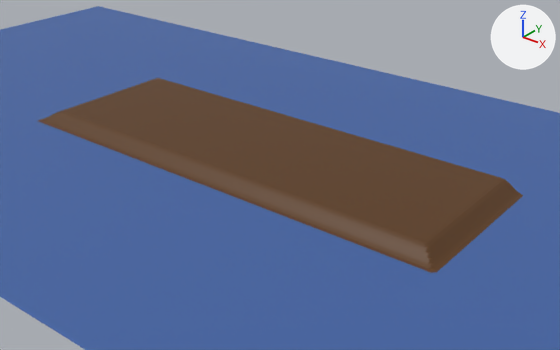
A saved change to the Blender file forest-river.blend.
The view is the same before and after, from a 50 mm camera at (282.0, -328.0, 189.0) aimed at (12.0, 9.0, -20.0). The lights are fixed; the arrows at upper right show +X, +Y and +Z. The older version comes first.

Script lines for the objects in view, before the commit:
```python
me_plane_003 = bpy.data.meshes.new('Plane.003')
me_plane_003.from_pydata(...)  # 8008 vertices, 7803 faces; spans x -150.0..150.0, y -50.0..50.0, z -7.0..0.0
me_plane_003.materials.append(mat_ground)  # brown #5b380f
me_plane_004 = bpy.data.meshes.new('Plane.004')
me_plane_004.from_pydata([(370.0, 184.0, 0.0), (-370.0, 184.0, 0.0), (370.0, -184.0, 0.0), (-370.0, -184.0, 0.0)], [], [(0, 1, 3, 2)])
me_plane_004.materials.append(mat_river)  # blue #4063a4
ob_plane_003 = bpy.data.objects.new('Plane.003', me_plane_003)
ob_plane_003.location = (0.0, 0.0, 0.0)
ob_plane_004 = bpy.data.objects.new('Plane.004', me_plane_004)
ob_plane_004.location = (0.0, 0.0, -6.5)
```
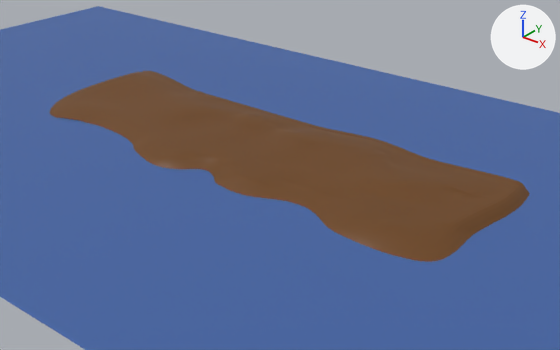
Changed parts and their boxes [x1, y1, x2, y2] in the pictures (560 x 350 px):
'Plane.003', reshaped, moved: before [38, 78, 523, 273]; after [50, 71, 530, 262]

Edits to the bpy script that builds the scene:
```text
Change me_plane_003:
    used by ob_plane_003; location = (0.0, 0.0, 0.0)
    remove me_plane_003.from_pydata(...)  # 8008 vertices, 7803 faces; spans x -150.0..150.0, y -50.0..50.0, z -7.0..0.0
    add me_plane_003.from_pydata(...)  # 8008 vertices, 7803 faces; spans x -176.0..157.0, y -54.0..57.0, z -10.0..4.0
    me_plane_003 part 1: 7085 of 8008 vertices moved; they spanned x -150.0..150.0, y -50.0..50.0, z -7.0..0.0 and now span x -176.0..157.0, y -54.0..57.0, z -10.0..4.0; mean shift (-3.0, 2.0, 0.0); largest move (-136.0, -7.0, 0.0) -> (-168.0, -9.0, -3.0)
Change ob_plane_003:
    ob_plane_003.location: (0.0, 0.0, 0.0) -> (0.0, 0.0, -1.3)
```
